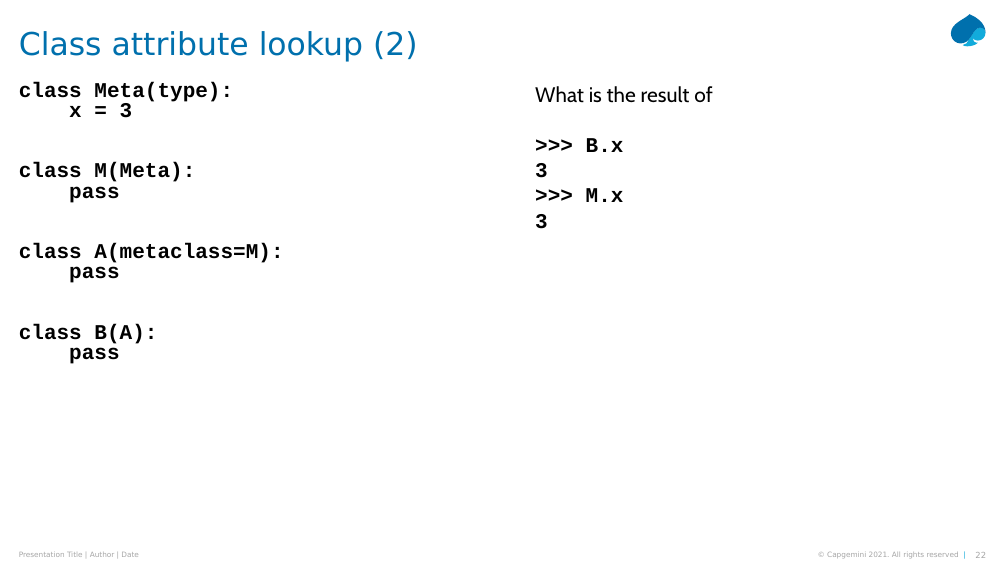
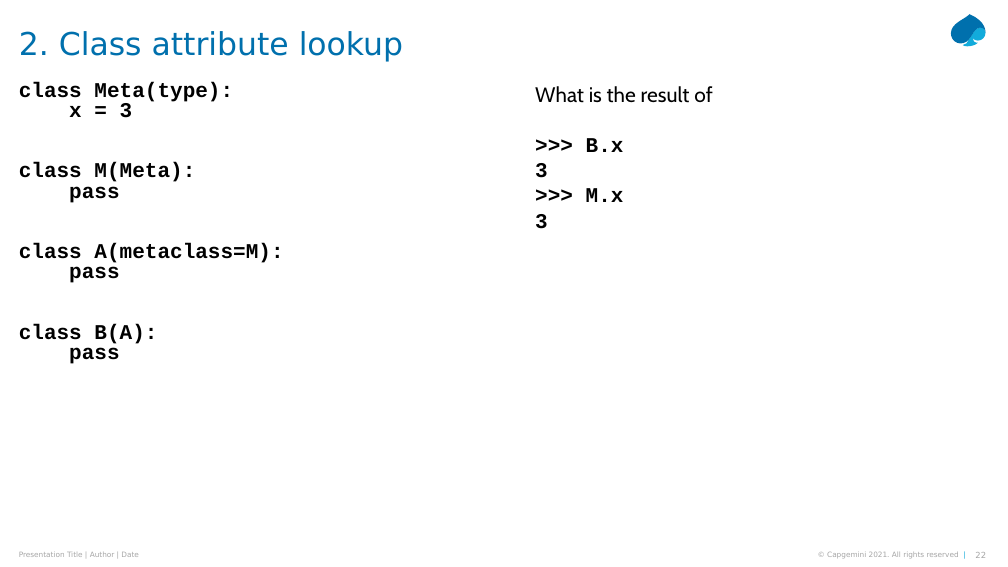
Before and after one commit to Python-Masterclass/Descriptors, a slide deck: slide 22 of Masterclass-6-descriptors.pptx. Drawn at 1008x567 pixels with LibreOffice and Linux fonts; fonts in the diff are those of the drawing. Boxes give left, top, right and bottom in pixels: in the first picture for what was removed or moved away, otherwise in the second. Text is boxed around its words. In the diff, an @@ line names an element or a change of style, - is before the commit and + after.

```diff
--- a/Masterclass-6-descriptors.pptx
+++ b/Masterclass-6-descriptors.pptx
@@ title at (x1=19, y1=31, x2=403, y2=62): text changed @@
-Class attribute lookup (2)
+2. Class attribute lookup
```
Also in this commit, not shown: 23 other slides changed, 12 slides added, 1 slide removed, 22 other files.
